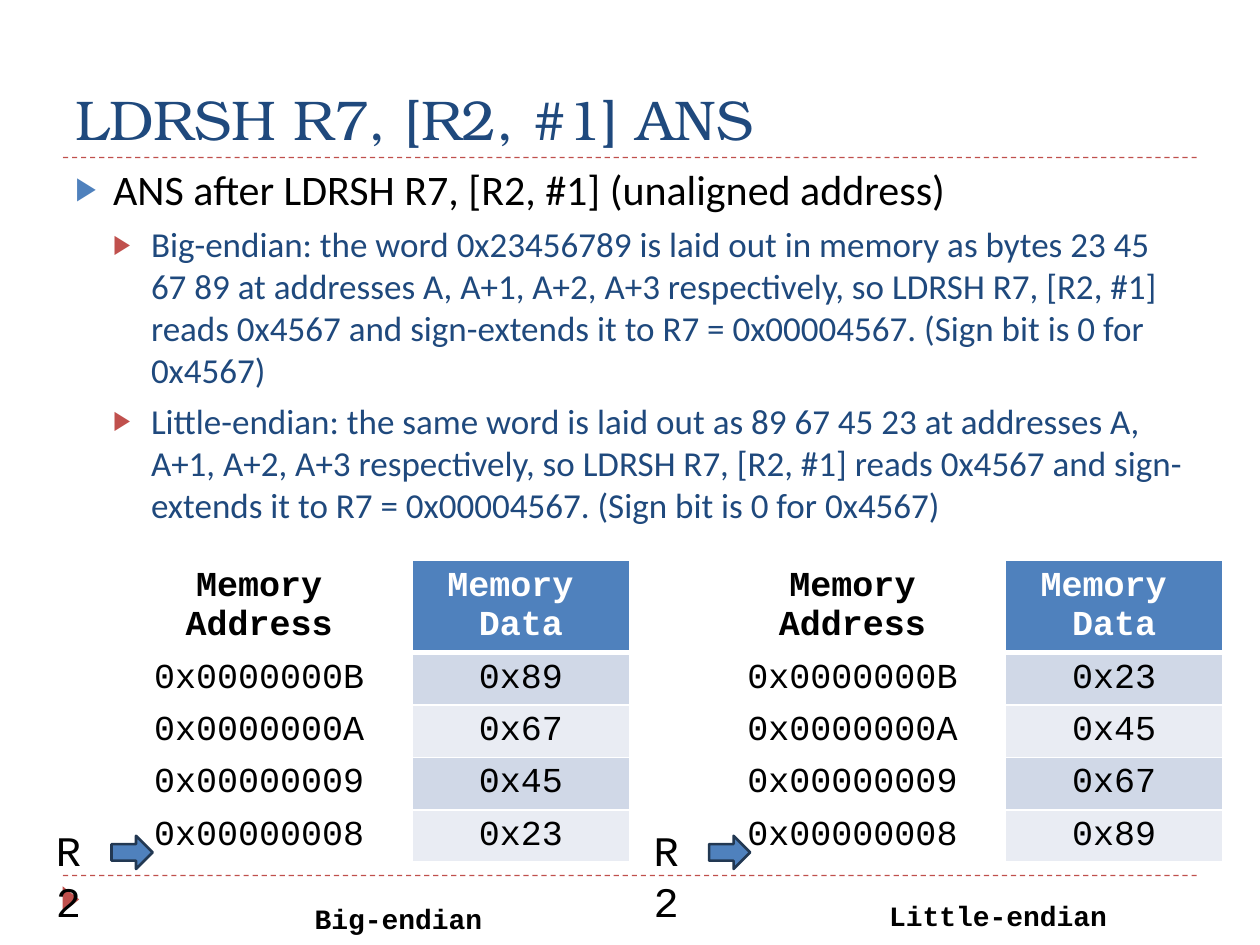
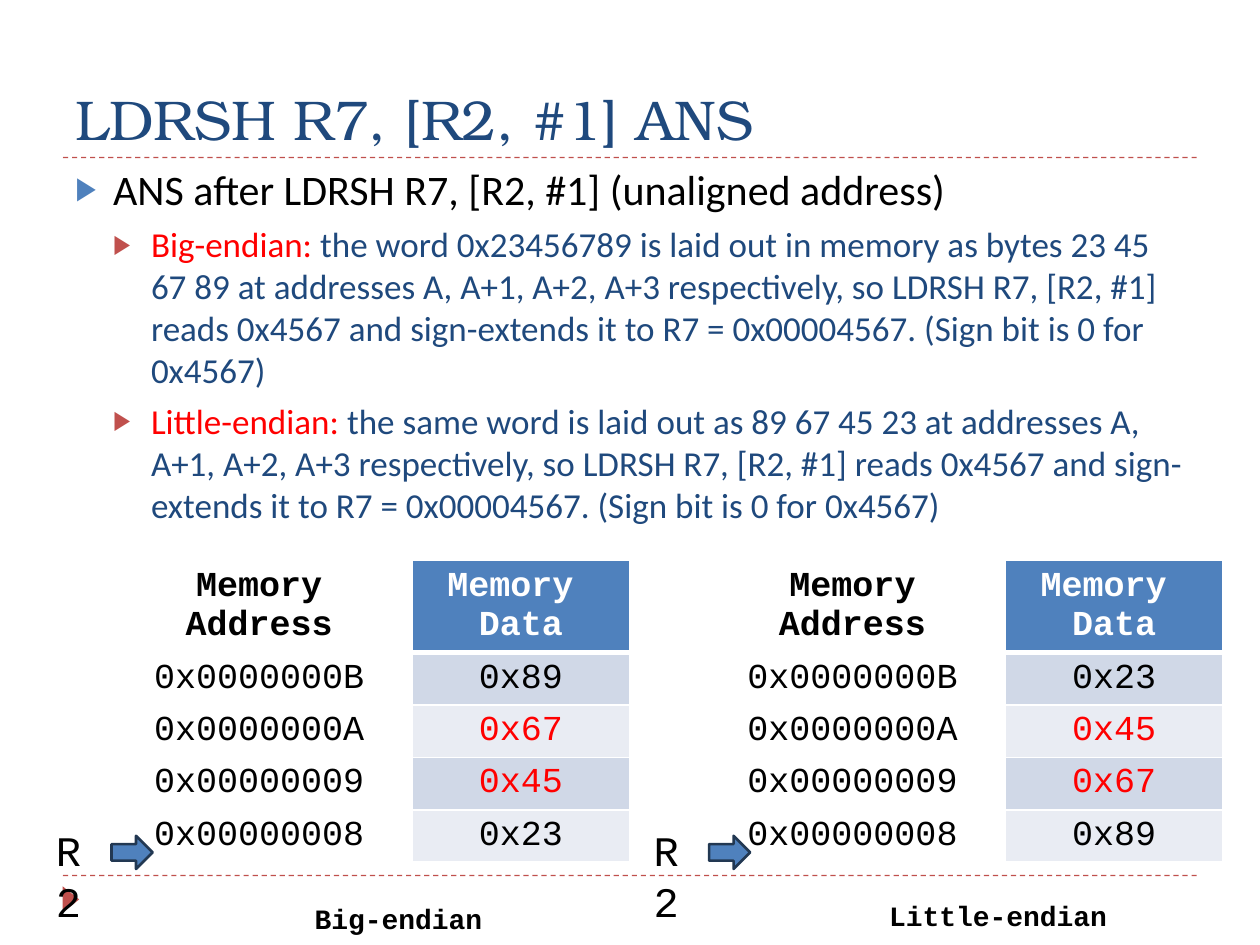
Before and after one commit to guhofstra/CSC111Fa26, a slide deck: slide 28 of PPTs/Ch5_ARM_Load_Store_Exercises_ANS.pptx. Drawn at 1260x945 pixels with LibreOffice and Linux fonts; fonts in the diff are those of the drawing. Boxes give left, top, right and bottom in pixels: in the first picture for what was removed or moved away, otherwise in the second. Text is boxed around its words. In the diff, an @@ line names an element or a change of style, - is before the commit and + after.

```diff
--- a/PPTs/Ch5_ARM_Load_Store_Exercises_ANS.pptx
+++ b/PPTs/Ch5_ARM_Load_Store_Exercises_ANS.pptx
@@ text at [151,232,1181,524]: text colour #1F497D to #FF0000 in "Big-endian:", "Little-endian:" @@
@@ table at [107,561,630,876] @@
@@ text colour #000000 to #FF0000 in "0x67", "0x45" @@
@@ table at [701,561,1223,876] @@
@@ text colour #000000 to #FF0000 in "0x45", "0x67" @@
```
Also in this commit, not shown: 7 other slides changed, 2 other files.
